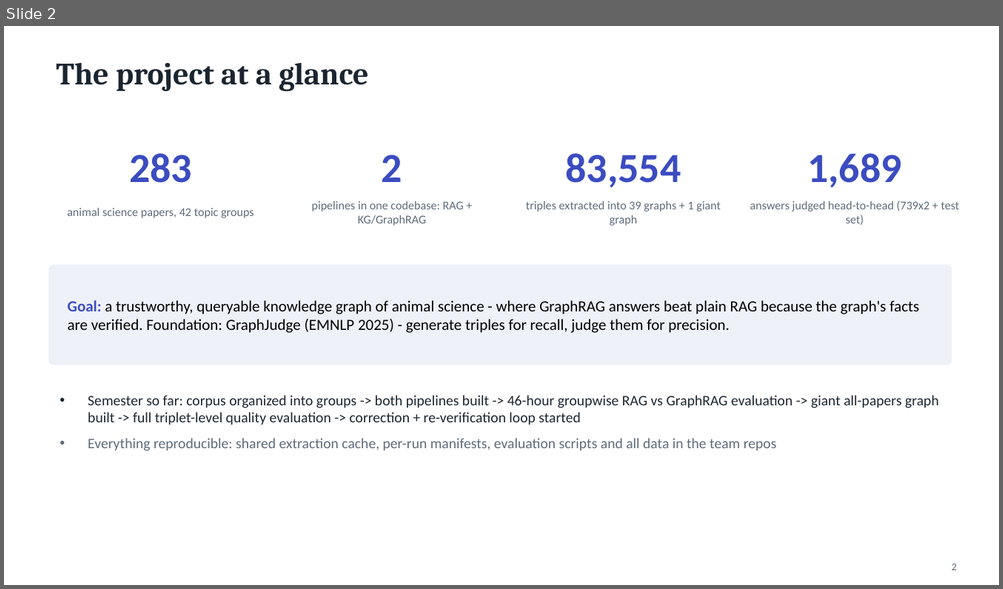
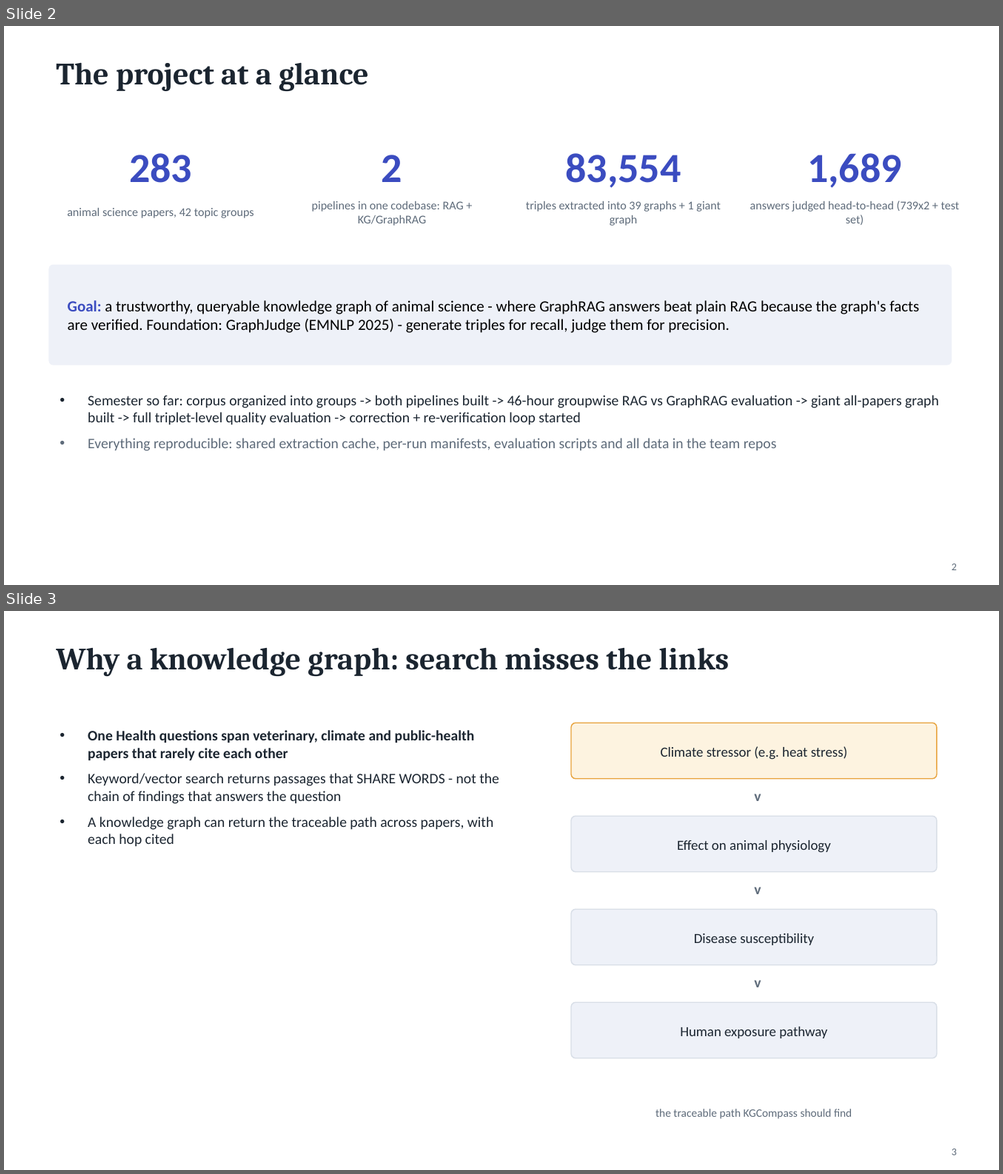
Before and after one commit to ssrikar1503/directed-studies-kgcompass, a slide deck: KGCompass_Midpoint_Presentation.pptx. Shown one above the other, each under a label of ours: slide 2 before the commit, slides 2 and 3 after it. The pictures are 1003x589 and 1003x1174 pixels, drawn with LibreOffice and Linux fonts; fonts in the diff are those of the drawing. Boxes give left, top, right and bottom in pixels: in the first picture for what was removed or moved away, otherwise in the second. Text is boxed around its words. In the diff, an @@ line names an element or a change of style, - is before the commit and + after.

```diff
--- a/KGCompass_Midpoint_Presentation.pptx
+++ b/KGCompass_Midpoint_Presentation.pptx
@@ slide 3 added at box(4, 611, 999, 1170), background #FFFFFF @@
@@ title added at box(56, 647, 729, 677), 30 pt, text #1B2530, bold @@
+Why a knowledge graph: search misses the links
@@ text added at box(88, 730, 499, 846), 14 pt, text #1B2530 @@
+• One Health questions span veterinary, climate and public-health papers that rarely cite each other
+• Keyword/vector search returns passages that SHARE WORDS - not the chain of findings that answers the question
+• A knowledge graph can return the traceable path across papers, with each hop cited
@@ rounded rectangle added at box(571, 723, 936, 779), fill #FDF3E0, outline #E8A33D 1 pt @@
@@ text added at box(660, 746, 848, 760), 13.5 pt, text #1B2530 @@
+Climate stressor (e.g. heat stress)
@@ text added at box(754, 794, 760, 801), 14 pt, text #5E6B7A, bold @@
+v
@@ rounded rectangle added at box(571, 816, 936, 872), fill #EEF1F8, outline #D8DEE7 1 pt @@
@@ text added at box(677, 840, 831, 853), 13.5 pt, text #1B2530 @@
+Effect on animal physiology
@@ text added at box(754, 887, 760, 894), 14 pt, text #5E6B7A, bold @@
+v
@@ rounded rectangle added at box(571, 909, 936, 965), fill #EEF1F8, outline #D8DEE7 1 pt @@
@@ text added at box(694, 934, 814, 945), 13.5 pt, text #1B2530 @@
+Disease susceptibility
@@ text added at box(754, 980, 760, 988), 14 pt, text #5E6B7A, bold @@
+v
@@ rounded rectangle added at box(571, 1002, 936, 1059), fill #EEF1F8, outline #D8DEE7 1 pt @@
@@ text added at box(680, 1027, 827, 1039), 13.5 pt, text #1B2530 @@
+Human exposure pathway
@@ text added at box(655, 1109, 851, 1119), 11 pt, text #5E6B7A @@
+the traceable path KGCompass should find
@@ page number added at box(951, 1149, 956, 1156), 10 pt, text #5E6B7A @@
+3
```
Also in this commit, not shown: 4 slides changed.
